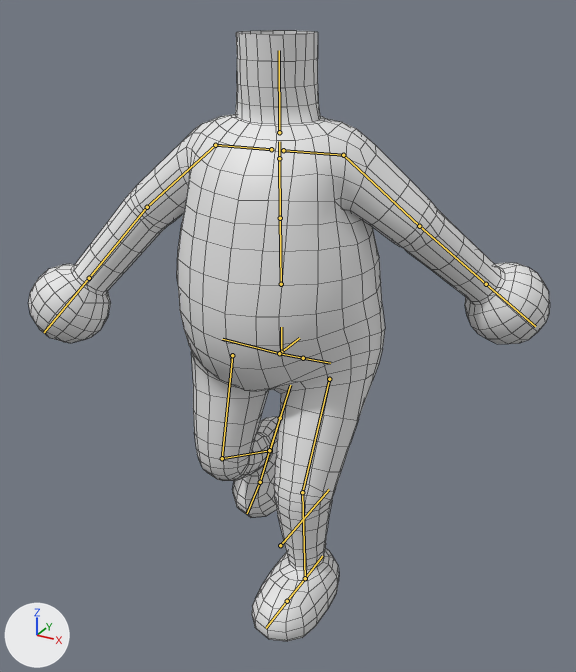
A saved change to the FBX model Assets/Models/CharacterModels/BaseCharacterModel/BaseCharacterModel_Body.fbx.
Camera for both pictures: a 50 mm camera at (2.08, -3.69, 3.35) aimed at (0.09, -0.06, 1.54). Arrows for +X, +Y and +Z are at lower left; the lights stay in place. The picture after the commit comes second. Both versions are drawn at frame 5 of the action 'BaseControlRig|Walking'; the numbers are the values there. The bones that change, and the others that lie on the model, are drawn over the model as lines. Mesh edges are drawn as thin lines.

In view in the first picture: 'Body'.
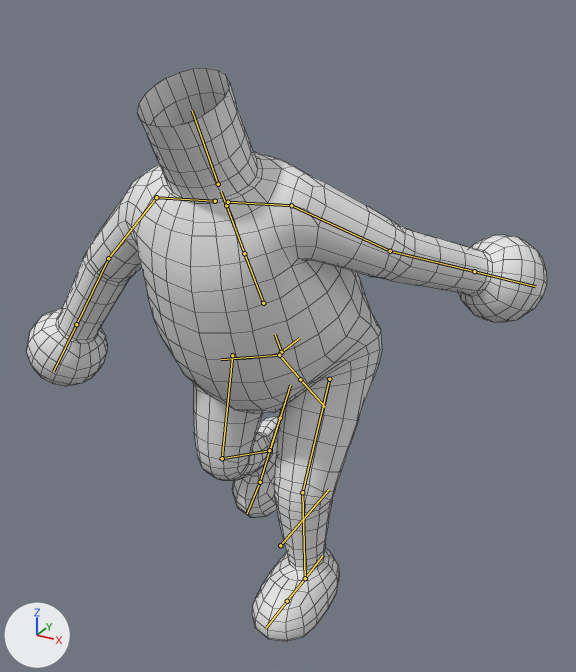
The change in detail:
Bone 'Torso' (bone_torso) turns from (0, 0, 0) to (28, 0, 0) degrees about its own x, y and z.

Where the change shows, as pixel boxes [x1, y1, x2, y2] in the pictures (576 x 672 px):
'Body', posed (6% shorter)
    before: [28, 30, 550, 641]
    after: [26, 68, 547, 641]
bone 'Torso', root to tip
    before: (281, 352) to (281, 327)
    after: (281, 352) to (275, 334)
